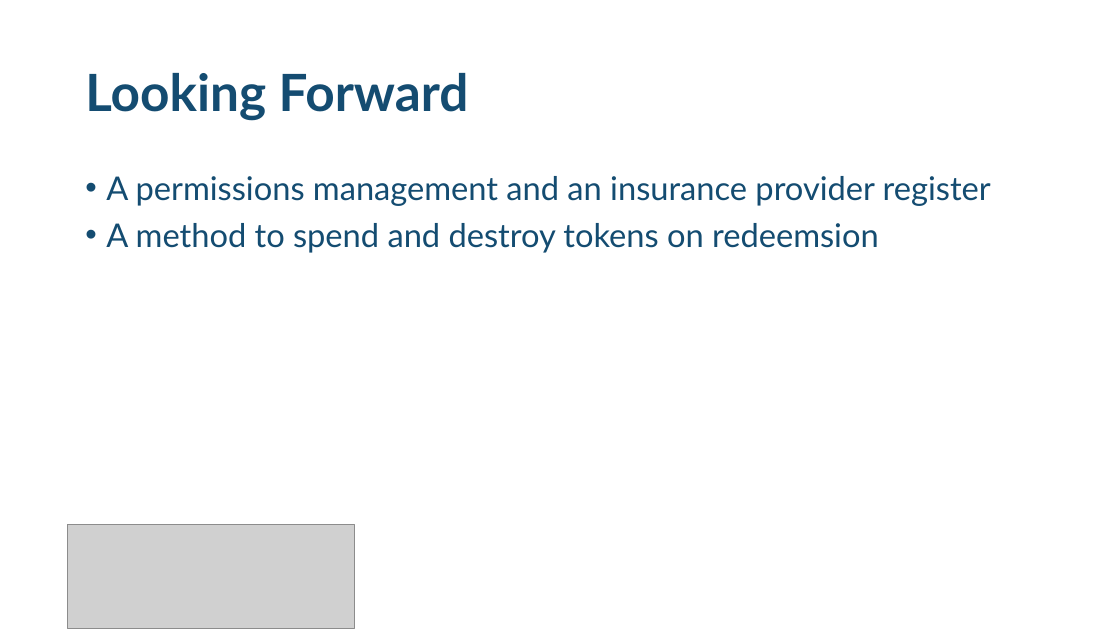
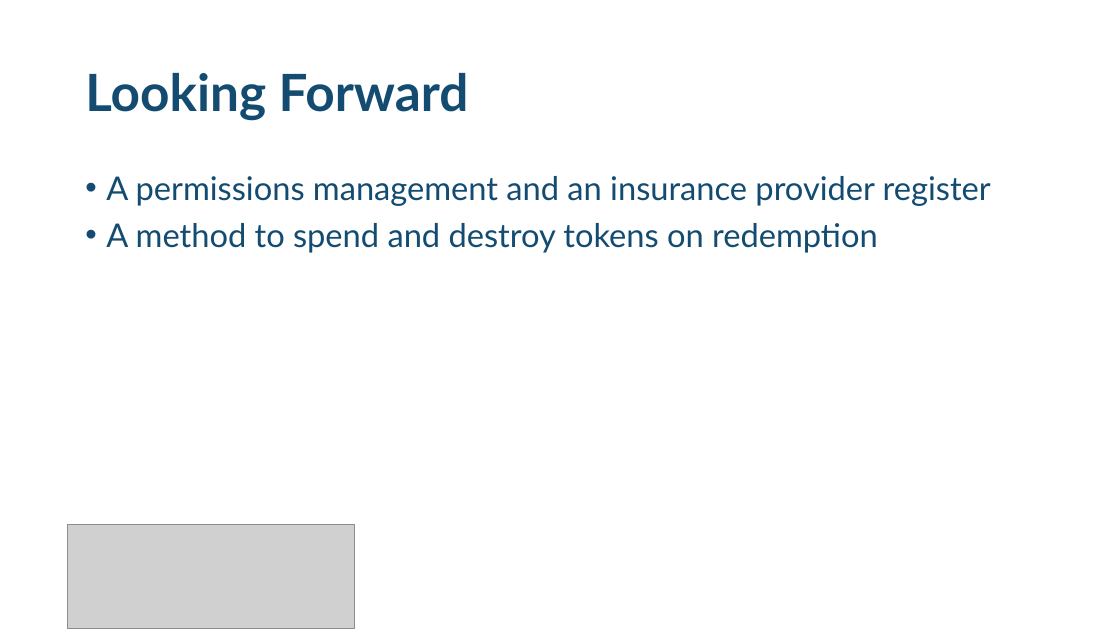
Before and after one commit to divsinghal/Claimless, a slide deck: slide 6 of Claimless - Pitch.pptx. Drawn at 1120x630 pixels with LibreOffice and Linux fonts; fonts in the diff are those of the drawing; grey boxes stand for pictures. Boxes give left, top, right and bottom in pixels: in the first picture for what was removed or moved away, otherwise in the second. Text is boxed around its words. In the diff, an @@ line names an element or a change of style, - is before the commit and + after.

Commit message:
spelling

```diff
--- a/Claimless - Pitch.pptx
+++ b/Claimless - Pitch.pptx
@@ text at bbox=[106, 223, 878, 253]: text changed @@
-• A method to spend and destroy tokens on redeemsion
+• A method to spend and destroy tokens on redemption
```
Also in this commit, not shown: 1 other slide changed.
